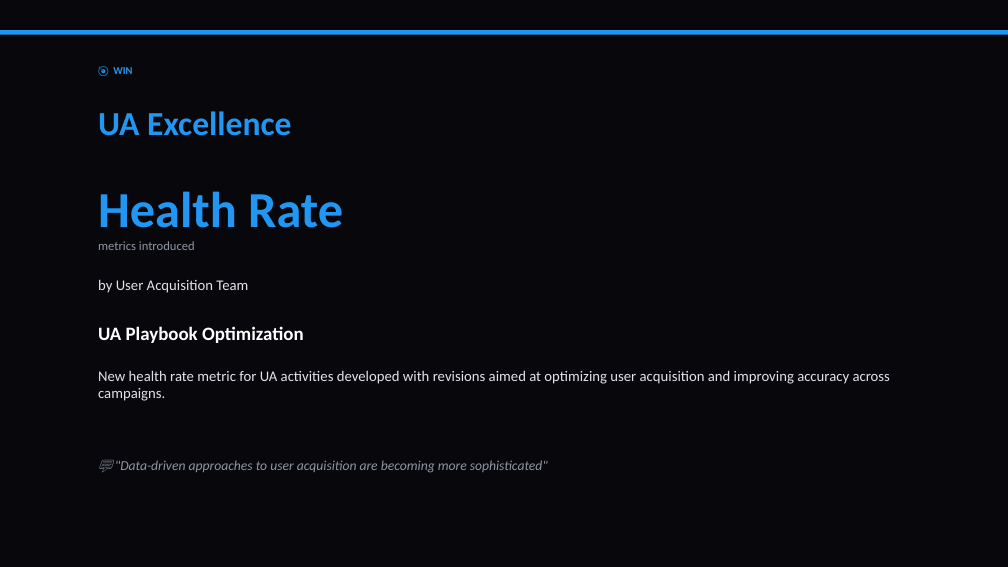
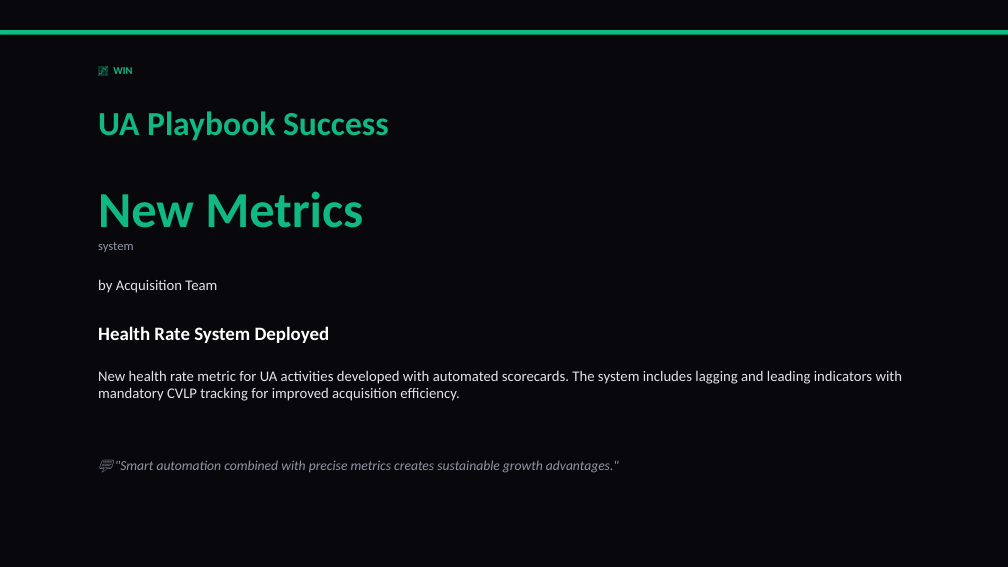
Before and after one commit to liliyagarifullina-maker/appodeal-pulse, a slide deck: slide 10 of data/archive/pulse_2026-03-16.pptx (slide 20 before the commit). Drawn at 1008x567 pixels with LibreOffice and Linux fonts; fonts in the diff are those of the drawing. Boxes give left, top, right and bottom in pixels: in the first picture for what was removed or moved away, otherwise in the second. Text is boxed around its words. In the diff, an @@ line names an element or a change of style, - is before the commit and + after.

```diff
--- a/data/archive/pulse_2026-03-16.pptx
+++ b/data/archive/pulse_2026-03-16.pptx
@@ rectangle at bbox=[0, 30, 1008, 35]: fill #2196F3 to #10B981 @@
@@ text at bbox=[113, 67, 132, 74]: text changed; text colour #2196F3 to #10B981 @@
-🎯 WIN
+📈 WIN
@@ text at bbox=[98, 111, 389, 141]: text changed; text colour #2196F3 to #10B981 @@
-UA Excellence
+UA Playbook Success
@@ text at bbox=[98, 191, 363, 228]: text changed; size 12 to 48 pt; text colour #8F95A3 to #10B981; bold on @@
-metrics introduced
+New Metrics
@@ text removed at bbox=[98, 191, 343, 228] @@
-Health Rate
@@ text added at bbox=[98, 242, 133, 252], 12 pt, text #8F95A3 @@
+system
@@ text at bbox=[98, 279, 217, 293]: text changed @@
-by User Acquisition Team
+by Acquisition Team
@@ text at bbox=[98, 326, 330, 343]: text changed @@
-UA Playbook Optimization
+Health Rate System Deployed
@@ text at bbox=[98, 370, 903, 401]: text changed @@
-New health rate metric for UA activities developed with revisions aimed at optimizing user acquisition and improving accuracy across campaigns.
+New health rate metric for UA activities developed with automated scorecards. The system includes lagging and leading indicators with mandatory CVLP tracking for improved acquisition efficiency.
@@ text at bbox=[115, 460, 619, 473]: text changed @@
-💬 "Data-driven approaches to user acquisition are becoming more sophisticated"
+💬 "Smart automation combined with precise metrics creates sustainable growth advantages."
```
Also in this commit, not shown: 11 other slides changed, 6 slides added, 13 slides removed, 2 other files.
